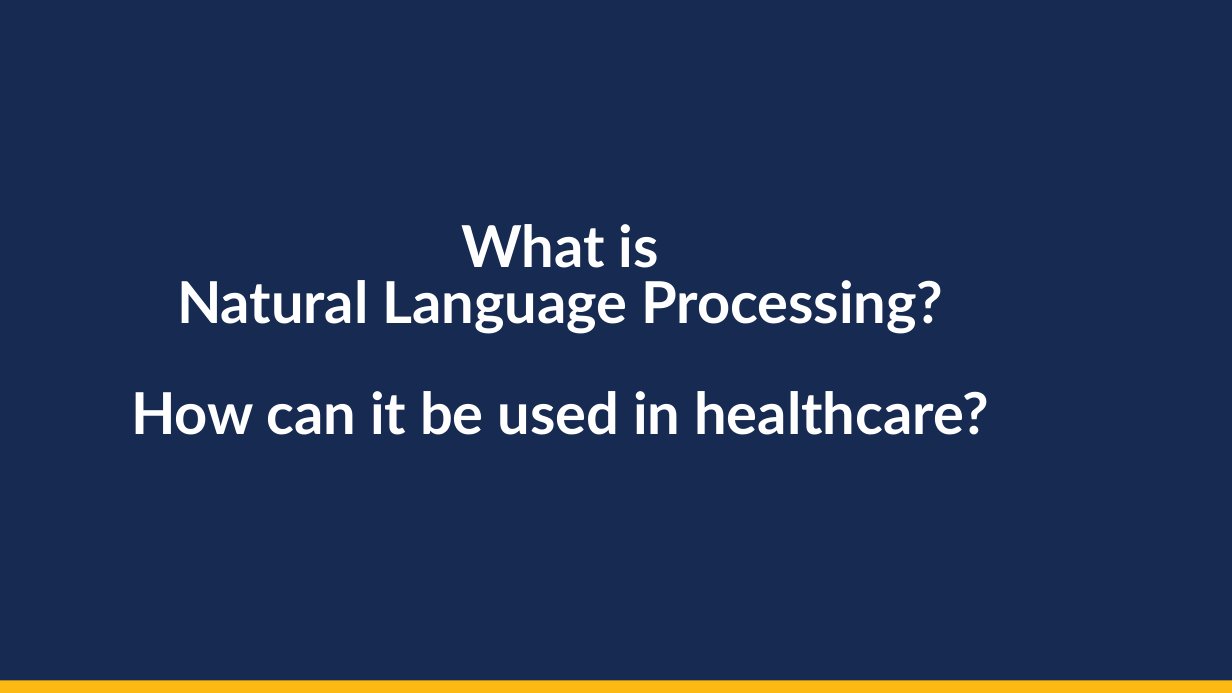
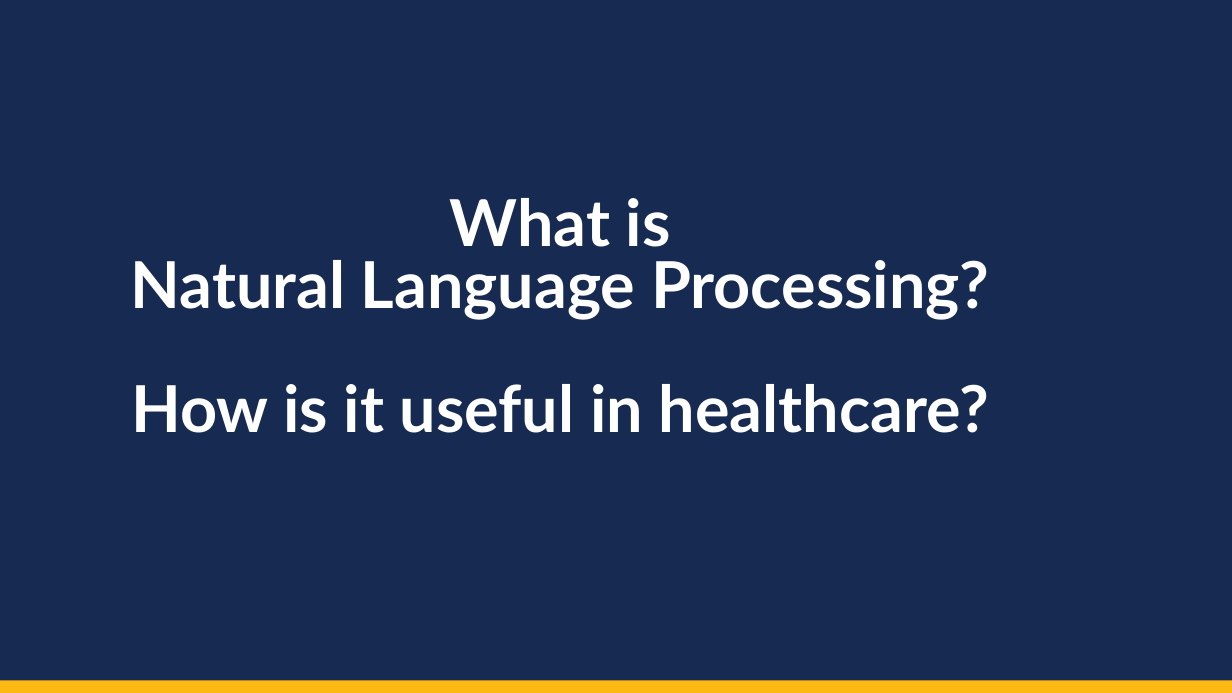
Before and after one commit to totalgood/dsdh, a slide deck: slide 2 of modules/L06/L6--NLP.odp. Drawn at 1232x693 pixels with LibreOffice and Linux fonts; fonts in the diff are those of the drawing. Boxes give left, top, right and bottom in pixels: in the first picture for what was removed or moved away, otherwise in the second. Text is boxed around its words. In the diff, an @@ line names an element or a change of style, - is before the commit and + after.

```diff
--- a/modules/L06/L6--NLP.odp
+++ b/modules/L06/L6--NLP.odp
@@ title at [131, 198, 990, 433]: text changed; size 33.8 to 37.8 pt @@
-What is
-Natural Language Processing?
-How can it be used in healthcare?
+What is
+Natural Language Processing?
+How is it useful in healthcare?
```
Also in this commit, not shown: 2 other slides changed, 4 other files.
